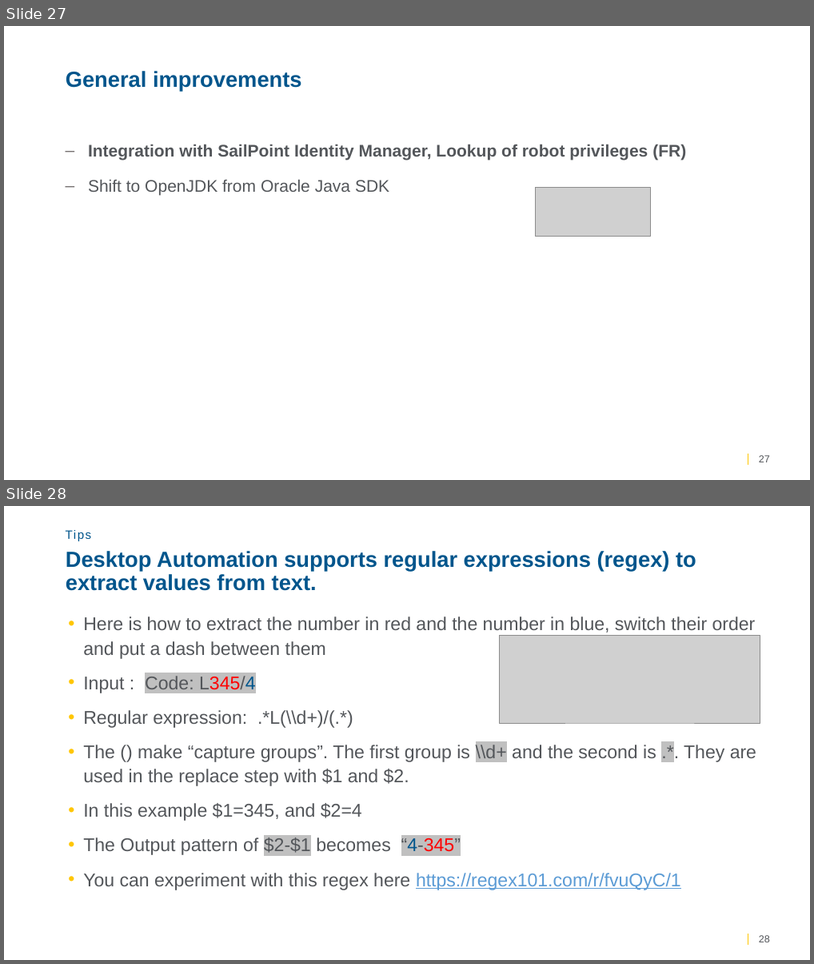
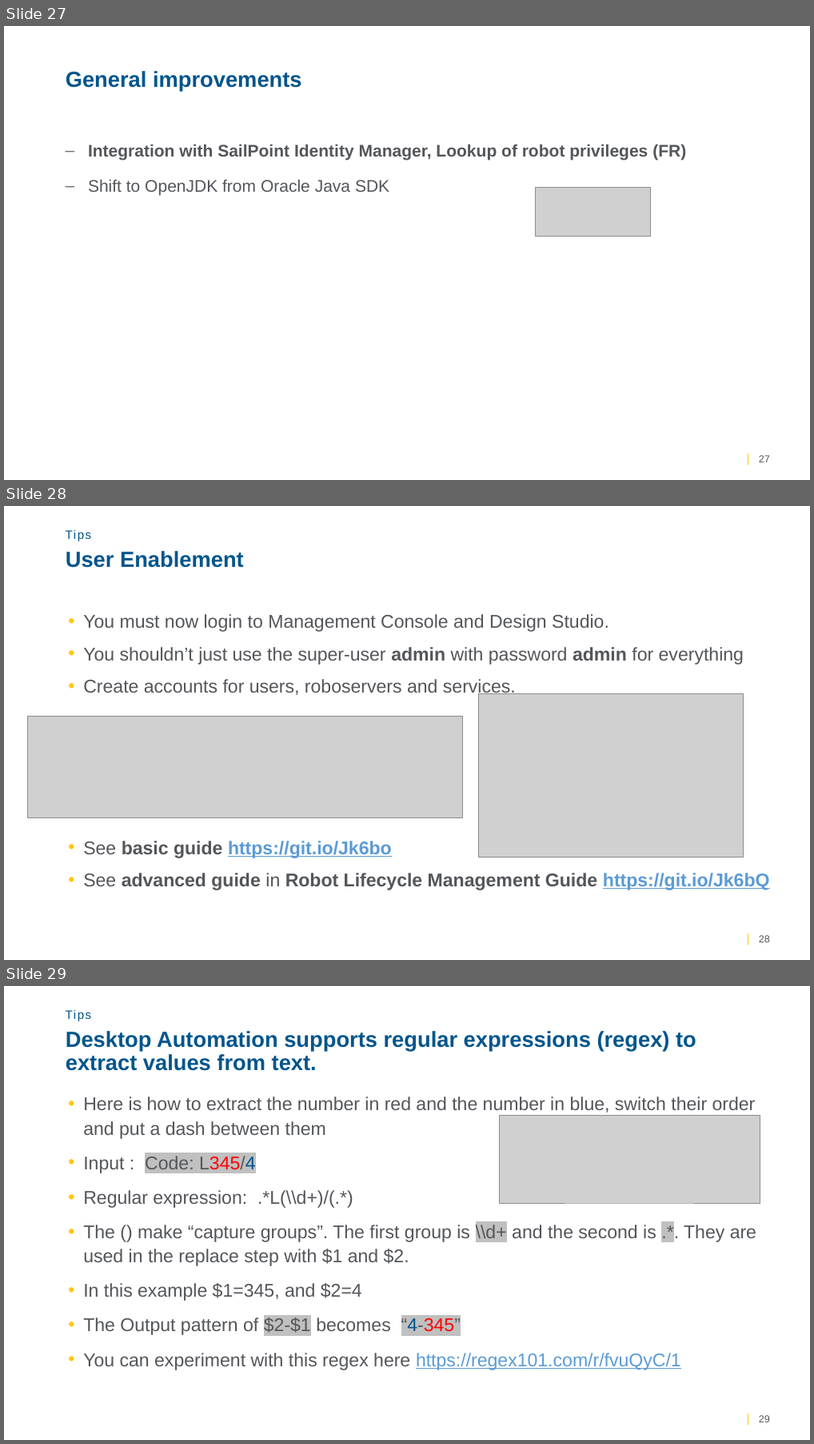
Before and after one commit to TungstenRPA/RPA-11.1, a slide deck: Whats new Kofax RPA 11.1 _ partner.pptx. Shown one above the other, each under a label of ours: slides 27 and 28 before the commit, slides 27, 28 and 29 after it. The pictures are 814x964 and 814x1444 pixels, drawn with LibreOffice and Linux fonts; fonts in the diff are those of the drawing; grey boxes stand for pictures; background and template pictures are left out. Boxes give left, top, right and bottom in pixels: in the first picture for what was removed or moved away, otherwise in the second. Text is boxed around its words. In the diff, an @@ line names an element or a change of style, - is before the commit and + after.

```diff
--- a/Whats new Kofax RPA 11.1 _ partner.pptx
+++ b/Whats new Kofax RPA 11.1 _ partner.pptx
@@ slide 28 added at bbox=[4, 506, 810, 960], background #FFFFFF; not listed: 1 template element that a slide beside it also shows @@
@@ text added at bbox=[59, 517, 775, 544], 14.4 pt, text #00558C @@
+Tips
@@ title added at bbox=[66, 551, 244, 568], 26 pt, text #00558C, bold @@
+User Enablement
@@ text added at bbox=[83, 614, 770, 890], 22 pt, text #53565A @@
+• You must now login to Management Console and Design Studio.
+• You shouldn’t just use the super-user admin with password admin for everything
+• Create accounts for users, roboservers and services.
+• See basic guide https://git.io/Jk6bo
+• See advanced guide in Robot Lifecycle Management Guide https://git.io/Jk6bQ
@@ picture added at bbox=[479, 693, 744, 857] @@
@@ picture added at bbox=[28, 716, 463, 818] @@
@@ page number added at bbox=[759, 935, 770, 942], 12 pt, text #53565A @@
+28
@@ what was slide 28 is now slide 29 @@
```
Also in this commit, not shown: 15 slides changed.
